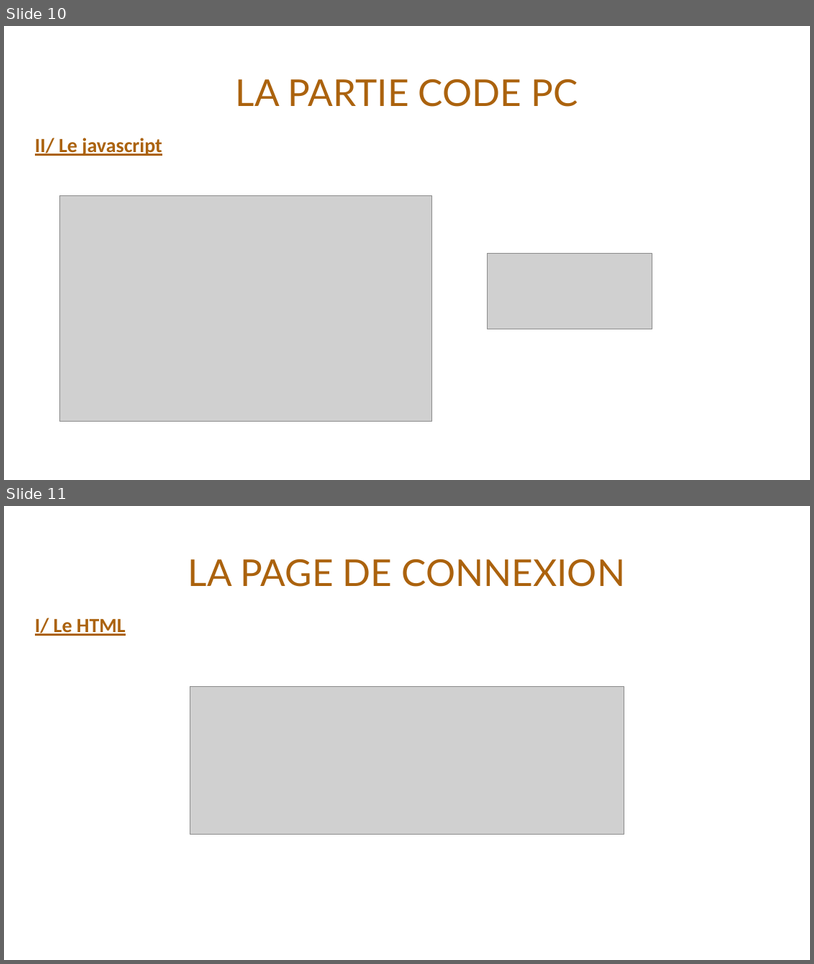
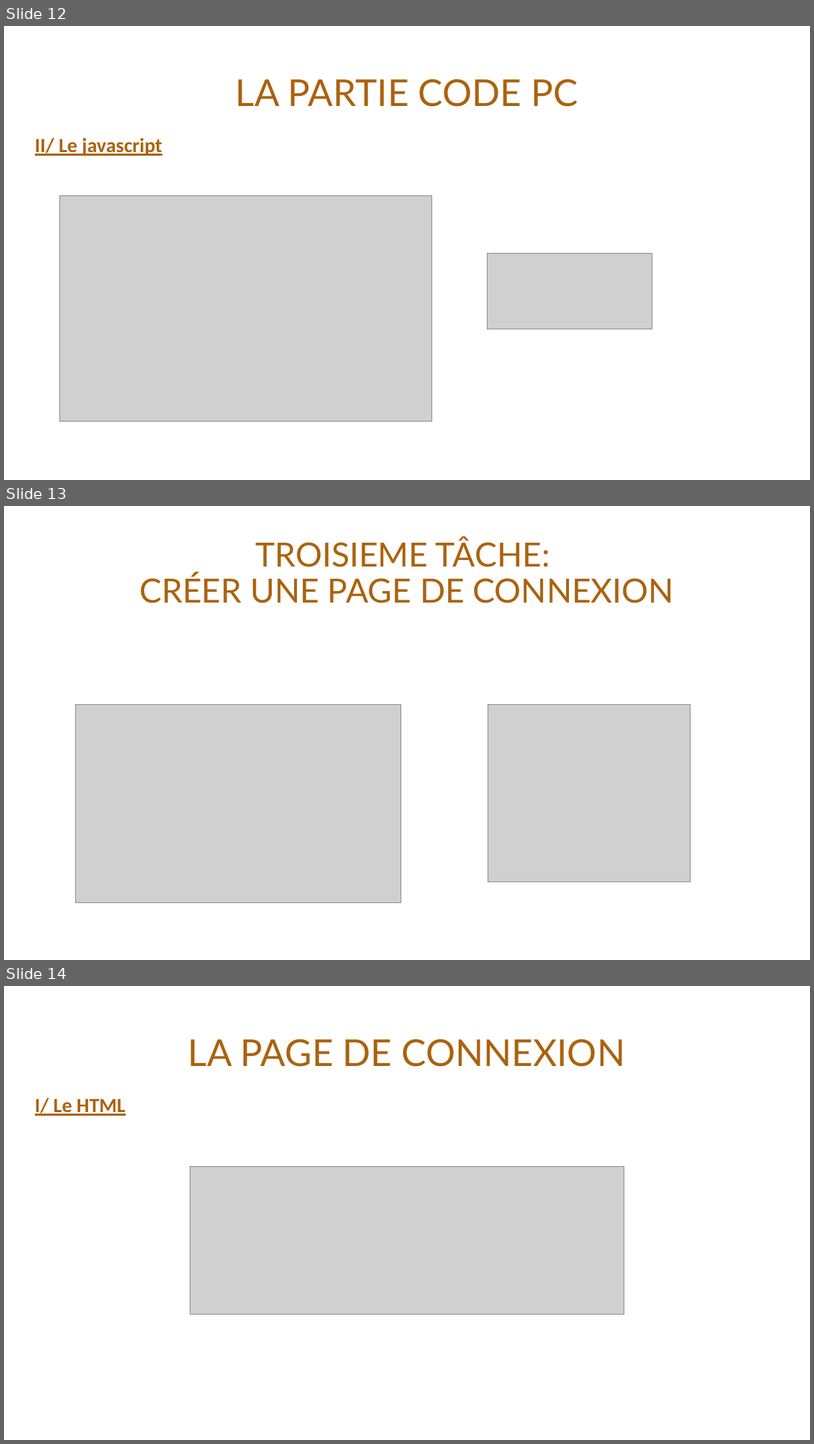
Before and after one commit to VinceDS99/Projet-3-Bluel, a slide deck: Bluel.pptx. Shown one above the other, each under a label of ours: slides 10 and 11 before the commit, slides 12, 13 and 14 after it. The pictures are 814x964 and 814x1444 pixels, drawn with LibreOffice and Linux fonts; fonts in the diff are those of the drawing; grey boxes stand for pictures. Boxes give left, top, right and bottom in pixels: in the first picture for what was removed or moved away, otherwise in the second. Text is boxed around its words. In the diff, an @@ line names an element or a change of style, - is before the commit and + after.

```diff
--- a/Bluel.pptx
+++ b/Bluel.pptx
@@ slide 13 added at [4, 506, 810, 960], background #FFFFFF @@
@@ title added at [139, 538, 674, 603], 39.6 pt, text #AB620D @@
+TROISIEME TÂCHE:
+CRÉER UNE PAGE DE CONNEXION
@@ picture added at [75, 705, 401, 903] @@
@@ picture added at [488, 705, 691, 882] @@
@@ what was slide 10 is now slide 12 @@
@@ what was slide 11 is now slide 14 @@
```
Also in this commit, not shown: 4 slides changed, 10 other slides added, 25 other files.
